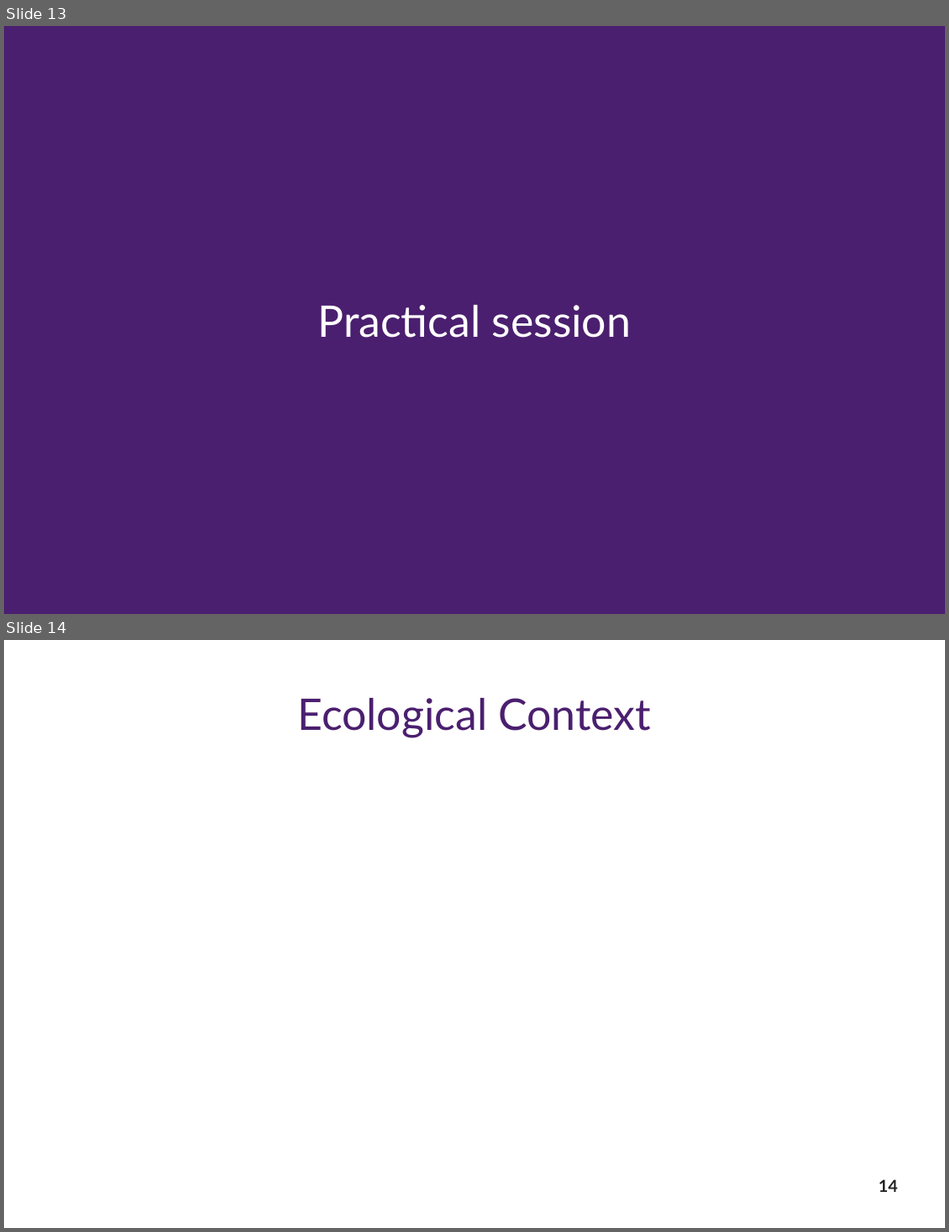
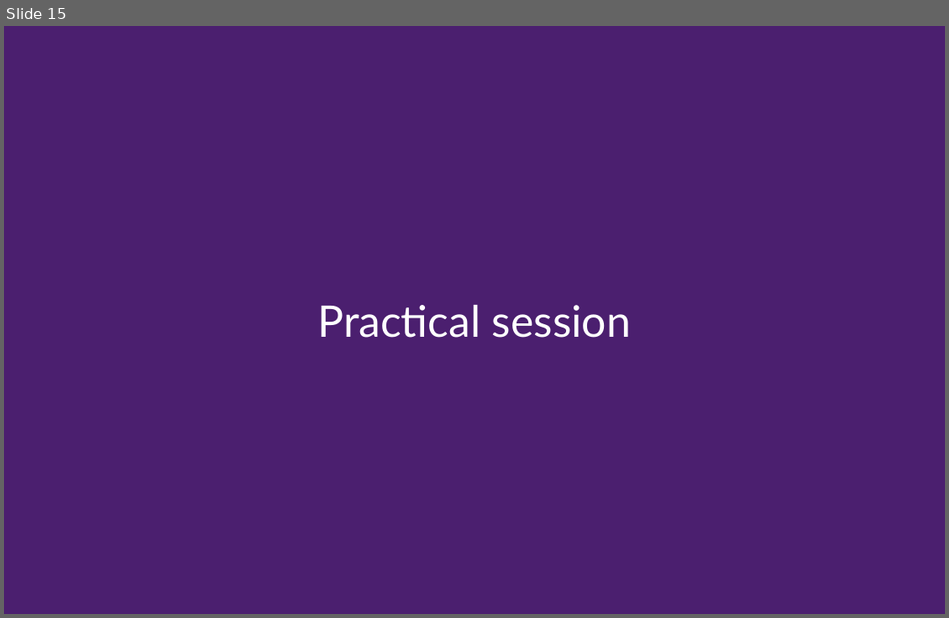
Before and after one commit to Rekyt/biodiversity_facets_tutorial, a slide deck: biodiversity_facets_presentation.odp. Shown one above the other, each under a label of ours: slides 13 and 14 before the commit, slide 15 after it. The pictures are 949x1232 and 949x618 pixels, drawn with LibreOffice and Linux fonts; fonts in the diff are those of the drawing. Boxes give left, top, right and bottom in pixels: in the first picture for what was removed or moved away, otherwise in the second. Text is boxed around its words. In the diff, an @@ line names an element or a change of style, - is before the commit and + after.

```diff
--- a/biodiversity_facets_presentation.odp
+++ b/biodiversity_facets_presentation.odp
@@ slide 14 removed at bbox=[4, 640, 945, 1228], background #FFFFFF @@
@@ title removed at bbox=[297, 698, 652, 737] @@
-Ecological Context
@@ page number removed at bbox=[878, 1179, 898, 1192] @@
-14
@@ what was slide 13 is now slide 15 @@
```
Also in this commit, not shown: 4 slides changed, 9 slides added, 3 other slides removed.
